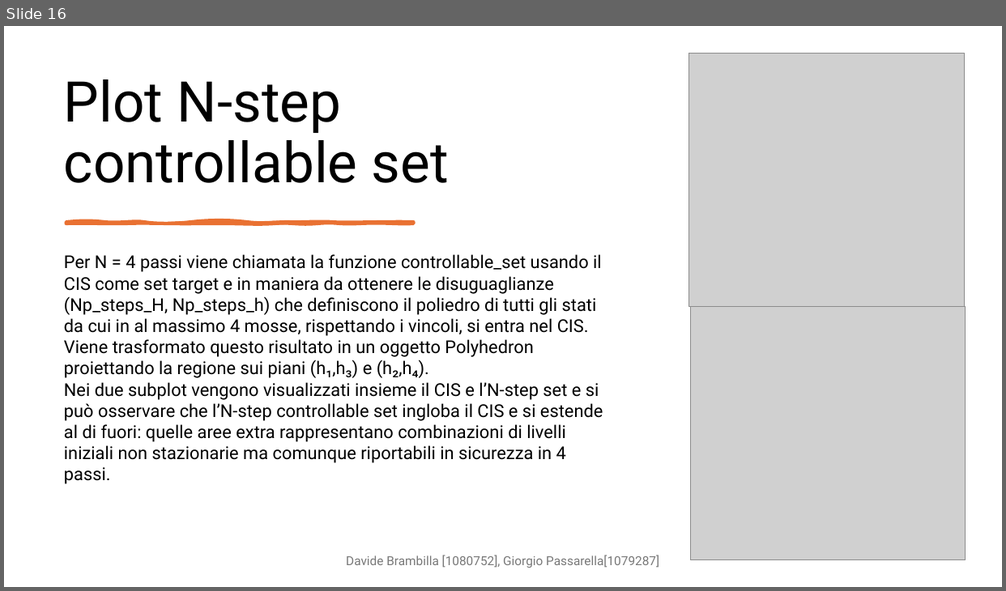
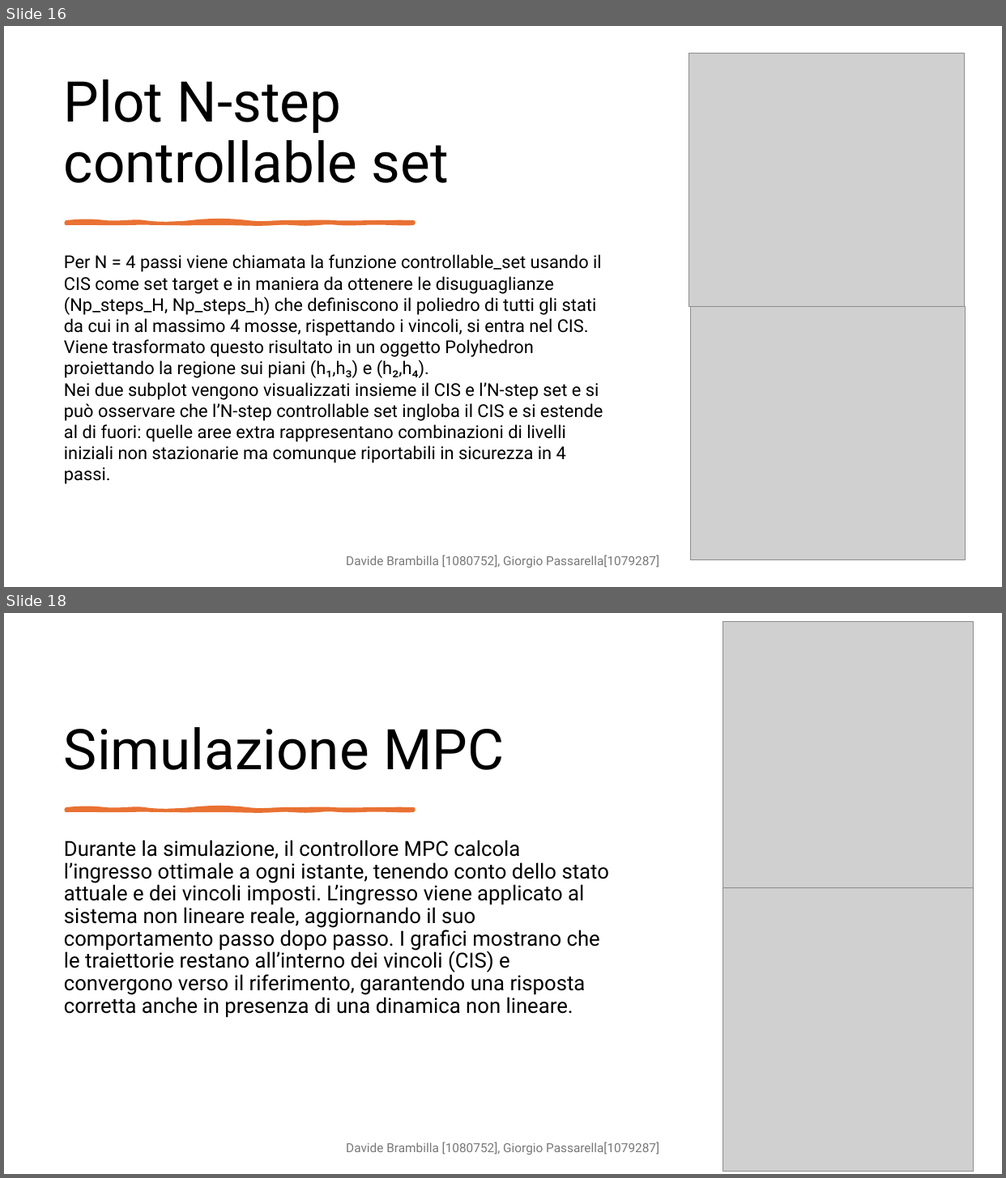
Before and after one commit to DavideBrambilla98/interconnectedTanksMPC, a slide deck: cam.pptx. Shown one above the other, each under a label of ours: slide 16 before the commit, slides 16 and 18 after it; the slides between them are not shown. The pictures are 1006x591 and 1006x1178 pixels, drawn with LibreOffice and Linux fonts; fonts in the diff are those of the drawing; grey boxes stand for pictures. Boxes give left, top, right and bottom in pixels: in the first picture for what was removed or moved away, otherwise in the second. Text is boxed around its words. In the diff, an @@ line names an element or a change of style, - is before the commit and + after.

```diff
--- a/cam.pptx
+++ b/cam.pptx
@@ slide 18 added at [4,613,1002,1174], background #FFFFFF @@
@@ picture added at [722,622,973,888] @@
@@ title added at [64,727,504,770], 54 pt, text #000000 @@
+Simulazione MPC
@@ freeform shape added at [66,809,414,811], fill #E97132, outline #E97132 3.25 pt @@
@@ text added at [64,840,609,1018], 20 pt, text #000000 @@
+Durante la simulazione, il controllore MPC calcola l’ingresso ottimale a ogni istante, tenendo conto dello stato attuale e dei vincoli imposti. L’ingresso viene applicato al sistema non lineare reale, aggiornando il suo comportamento passo dopo passo. I grafici mostrano che le traiettorie restano all’interno dei vincoli (CIS) e convergono verso il riferimento, garantendo una risposta corretta anche in presenza di una dinamica non lineare.
@@ picture added at [722,888,973,1171] @@
@@ text added at [346,1142,659,1155], 12 pt, text #797979 @@
+Davide Brambilla [1080752], Giorgio Passarella[1079287]
```
Also in this commit, not shown: 2 other slides added.
